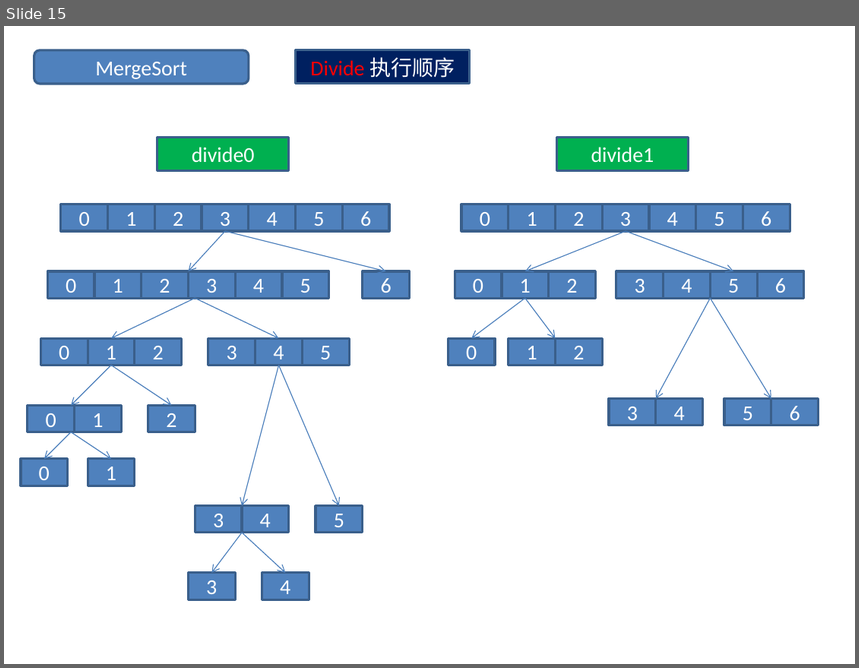
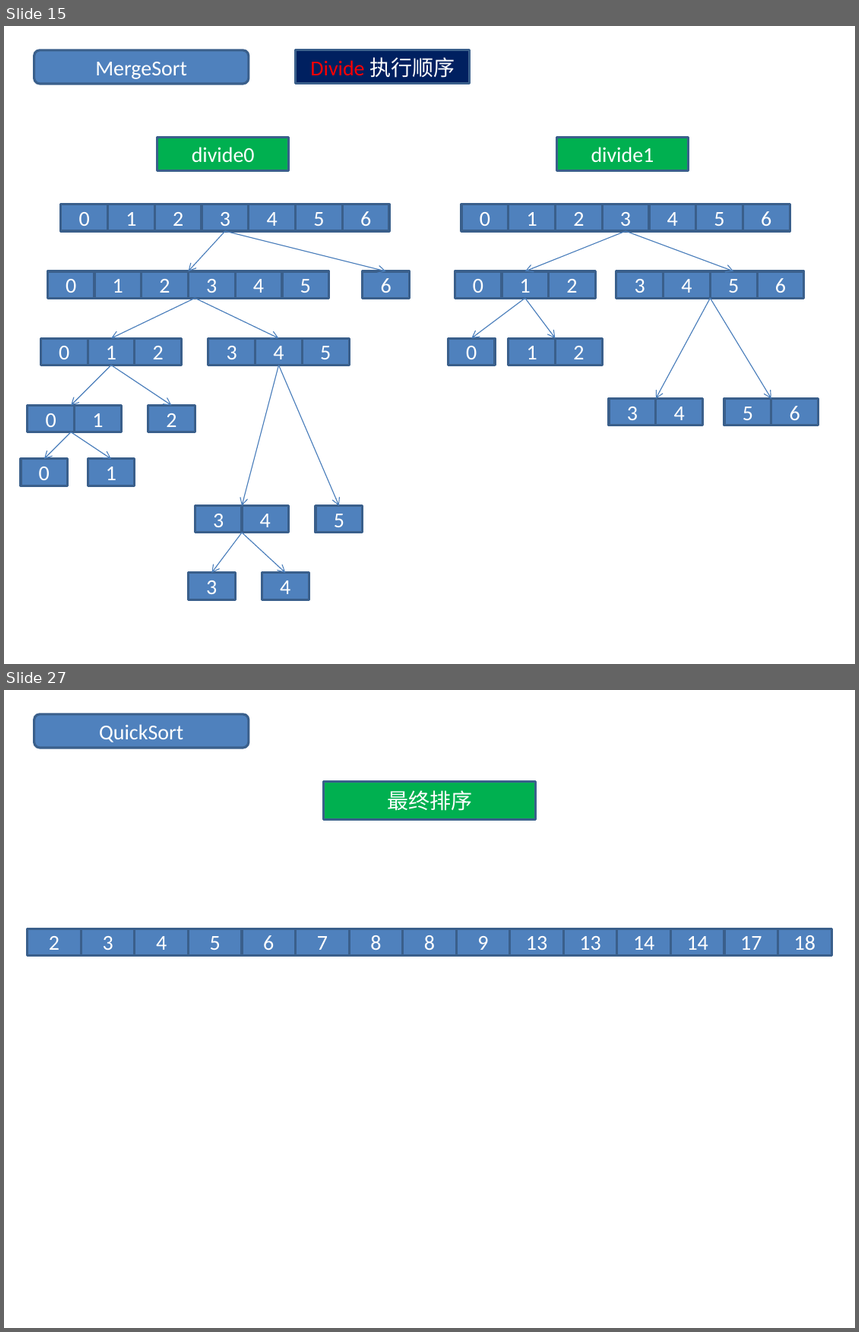
Before and after one commit to LearningPracticeTheory/Data-Structure, a slide deck: JDS7/JDS7.pptx. Shown one above the other, each under a label of ours: slide 15 before the commit, slides 15 and 27 after it; the slides between them are not shown. The pictures are 859x668 and 859x1332 pixels, drawn with LibreOffice and Linux fonts; fonts in the diff are those of the drawing. Boxes give left, top, right and bottom in pixels: in the first picture for what was removed or moved away, otherwise in the second. Text is boxed around its words. In the diff, an @@ line names an element or a change of style, - is before the commit and + after.

Commit message:
QuickSort

```diff
--- a/JDS7/JDS7.pptx
+++ b/JDS7/JDS7.pptx
@@ slide 27 added at [4, 690, 855, 1328], background #FFFFFF @@
@@ rounded rectangle added at [34, 714, 248, 748], fill #4F81BD, outline #3A5F8C 2 pt, 18 pt, text #FFFFFF @@
+QuickSort
@@ rectangle added at [323, 781, 536, 819], fill #00B050, outline #3A5F8C 2 pt, 18 pt, text #FFFFFF @@
+最终排序
@@ rectangle added at [28, 929, 82, 955], fill #4F81BD, outline #3A5F8C 2 pt, 18 pt, text #FFFFFF @@
+2
@@ rectangle added at [82, 929, 135, 955], fill #4F81BD, outline #3A5F8C 2 pt, 18 pt, text #FFFFFF @@
+3
@@ rectangle added at [135, 929, 189, 955], fill #4F81BD, outline #3A5F8C 2 pt, 18 pt, text #FFFFFF @@
+4
@@ rectangle added at [189, 929, 243, 955], fill #4F81BD, outline #3A5F8C 2 pt, 18 pt, text #FFFFFF @@
+5
@@ rectangle added at [243, 929, 296, 955], fill #4F81BD, outline #3A5F8C 2 pt, 18 pt, text #FFFFFF @@
+6
@@ rectangle added at [296, 929, 350, 955], fill #4F81BD, outline #3A5F8C 2 pt, 18 pt, text #FFFFFF @@
+7
@@ rectangle added at [350, 929, 403, 955], fill #4F81BD, outline #3A5F8C 2 pt, 18 pt, text #FFFFFF @@
+8
@@ rectangle added at [403, 929, 457, 955], fill #4F81BD, outline #3A5F8C 2 pt, 18 pt, text #FFFFFF @@
+8
@@ rectangle added at [456, 929, 509, 955], fill #4F81BD, outline #3A5F8C 2 pt, 18 pt, text #FFFFFF @@
+9
@@ rectangle added at [509, 929, 563, 955], fill #4F81BD, outline #3A5F8C 2 pt, 18 pt, text #FFFFFF @@
+13
@@ rectangle added at [563, 929, 617, 955], fill #4F81BD, outline #3A5F8C 2 pt, 18 pt, text #FFFFFF @@
+13
@@ rectangle added at [617, 929, 671, 955], fill #4F81BD, outline #3A5F8C 2 pt, 18 pt, text #FFFFFF @@
+14
@@ rectangle added at [671, 929, 724, 955], fill #4F81BD, outline #3A5F8C 2 pt, 18 pt, text #FFFFFF @@
+14
@@ rectangle added at [724, 929, 778, 955], fill #4F81BD, outline #3A5F8C 2 pt, 18 pt, text #FFFFFF @@
+17
@@ rectangle added at [778, 929, 832, 955], fill #4F81BD, outline #3A5F8C 2 pt, 18 pt, text #FFFFFF @@
+18
```
Also in this commit, not shown: 13 other slides added, 2 other files.
